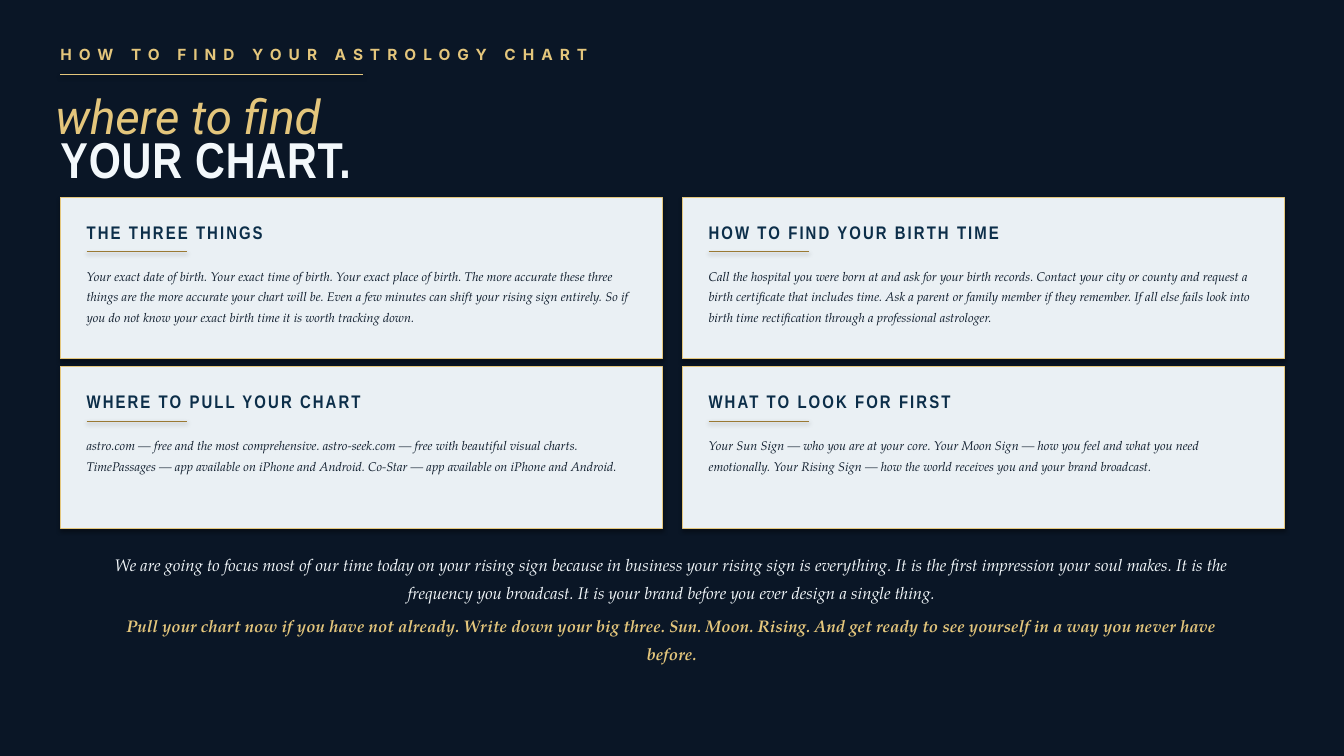
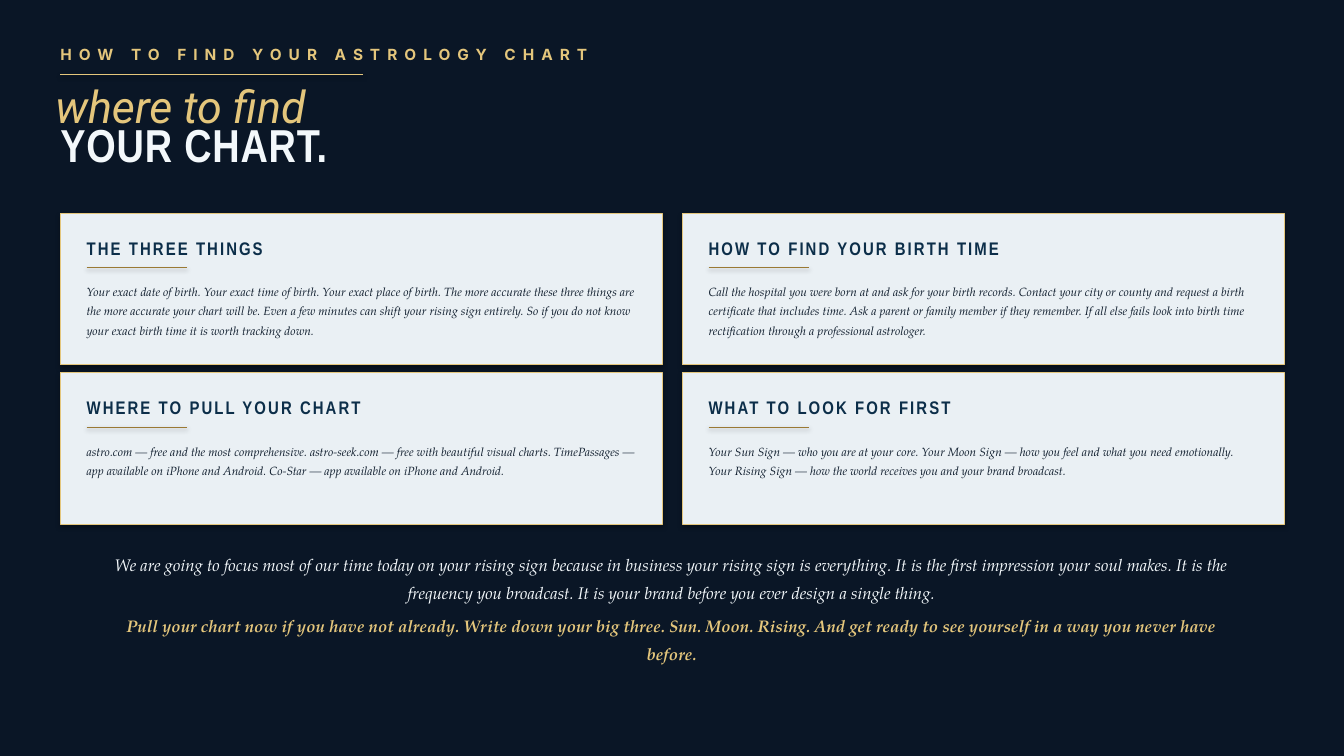
Before and after one commit to JostenKuhn/sadie-water-deck-tmp, a slide deck: slide 3 of addon.pptx. Drawn at 1344x756 pixels with LibreOffice and Linux fonts; fonts in the diff are those of the drawing; background and template pictures are left out. Boxes give left, top, right and bottom in pixels: in the first picture for what was removed or moved away, otherwise in the second. Text is boxed around its words. In the diff, an @@ line names an element or a change of style, - is before the commit and + after.

Commit message:
Add-on slide 3 spacing v2

```diff
--- a/addon.pptx
+++ b/addon.pptx
@@ text "where to find": place and size @@
-text "where to find" at [55,97,321,146]
+text "where to find" at [55,89,306,134]
@@ text "where to find" at [55,89,306,134]: size 34 to 32 pt @@
@@ text "YOUR CHART.": place and size @@
-text "YOUR CHART." at [60,143,351,179]
+text "YOUR CHART." at [60,129,327,163]
@@ text "YOUR CHART." at [60,129,327,163]: size 36 to 33 pt @@
@@ rectangle: place and size @@
-rectangle at [60,198,662,359]
+rectangle at [60,214,662,365]
@@ rectangle: place and size @@
-rectangle at [683,198,1285,359]
+rectangle at [683,214,1285,365]
@@ 2 texts, 2 lines: place and size @@
-2 texts, 2 lines at [87,226,999,252]
+2 texts, 2 lines at [87,242,999,268]
@@ text "Your exact date of birth. ...": place and size @@
-text "Your exact date of birth. ..." at [87,272,628,305]
+text "Your exact date of birth. ..." at [87,287,634,319]
@@ size 9 to 8.5 pt in 4 elements at [709,447,1233,479], [87,447,620,478], [87,287,634,319], [709,287,1244,319] @@
@@ text "Call the hospital you were ...": place and size @@
-text "Call the hospital you were ..." at [709,271,1250,322]
+text "Call the hospital you were ..." at [709,287,1244,319]
@@ rectangle: place and size @@
-rectangle at [60,367,662,528]
+rectangle at [60,373,662,524]
@@ rectangle: place and size @@
-rectangle at [683,367,1285,528]
+rectangle at [683,373,1285,524]
@@ 2 texts, 2 lines: place and size @@
-2 texts, 2 lines at [87,387,1258,421]
+2 texts, 2 lines at [87,393,1258,427]
```
